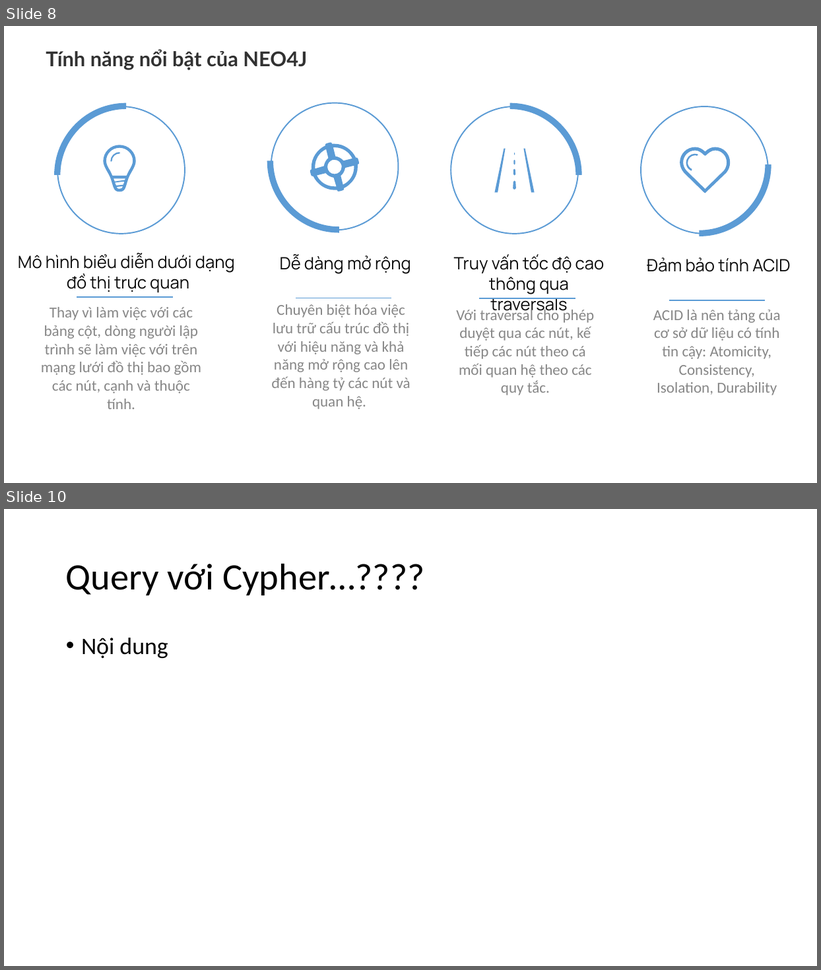
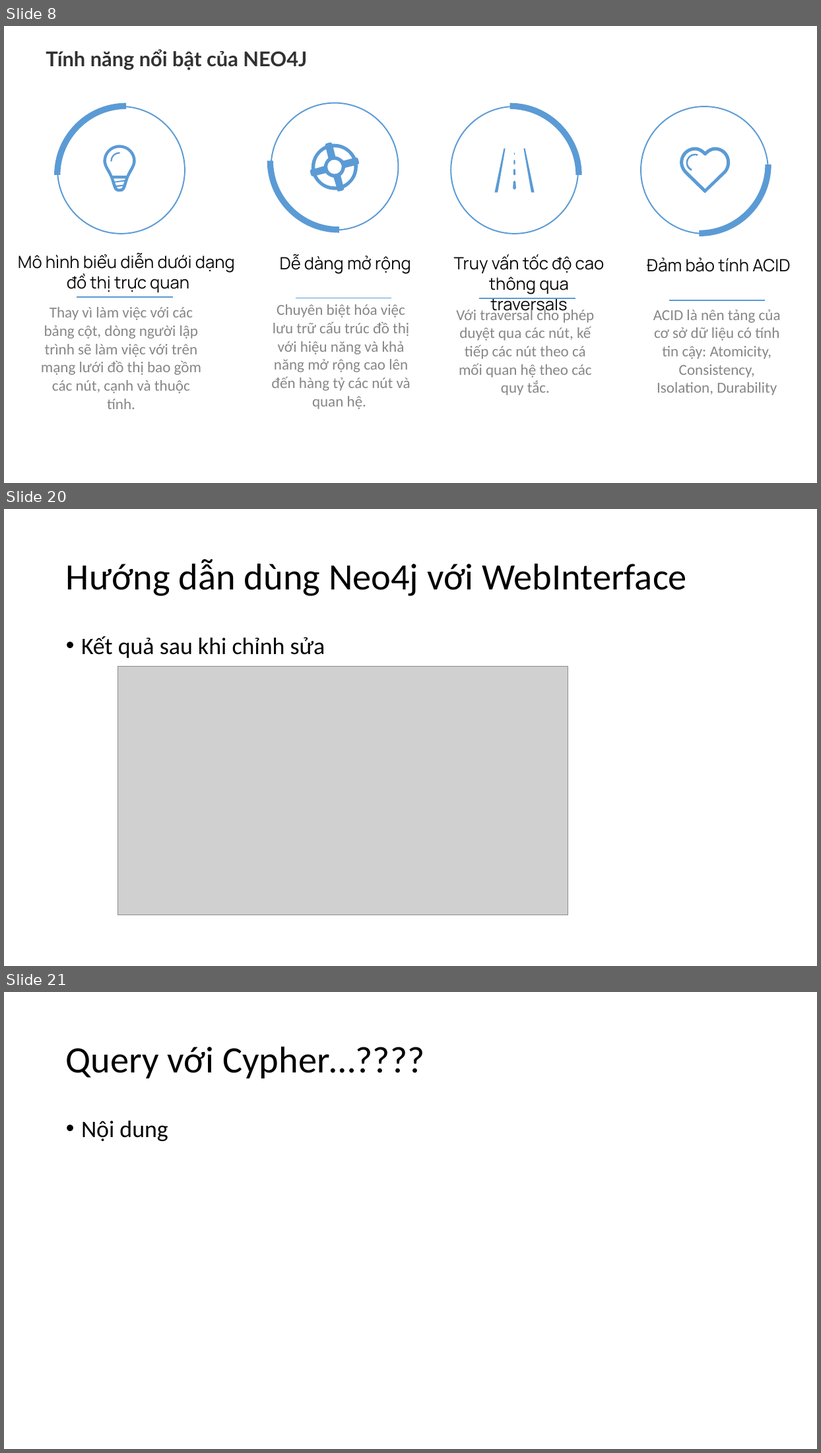
Before and after one commit to NguyenDucHoangLong/Group_4_HTTTHD, a slide deck: Document/Seminar/Slide_Nhóm 4.pptx. Shown one above the other, each under a label of ours: slides 8 and 10 before the commit, slides 8, 20 and 21 after it; the slides between them are not shown. The pictures are 821x970 and 821x1453 pixels, drawn with LibreOffice and Linux fonts; fonts in the diff are those of the drawing; grey boxes stand for pictures. Boxes give left, top, right and bottom in pixels: in the first picture for what was removed or moved away, otherwise in the second. Text is boxed around its words. In the diff, an @@ line names an element or a change of style, - is before the commit and + after.

```diff
--- a/Document/Seminar/Slide_Nhóm 4.pptx
+++ b/Document/Seminar/Slide_Nhóm 4.pptx
@@ slide 20 added at (4,509,817,966), background #FFFFFF @@
@@ title added at (66,559,687,596), 44 pt, text #000000 @@
+Hướng dẫn dùng Neo4j với WebInterface
@@ text added at (81,636,325,658), 28 pt, text #000000 @@
+• Kết quả sau khi chỉnh sửa
@@ picture added at (118,666,568,916) @@
@@ what was slide 10 is now slide 21 @@
```
Also in this commit, not shown: 1 slide changed, 11 other slides added, 1 slide removed.
